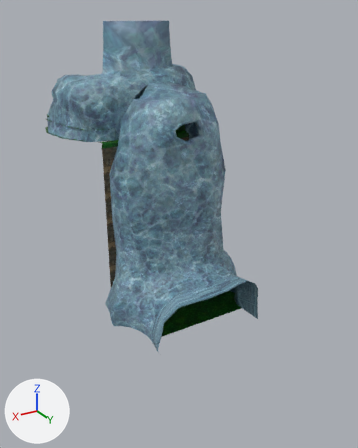
The Blender file Blender Models/Floaty Beach (But like not shit)/star 3 slimy spring stuff/slime.blend: old version first, new version second.
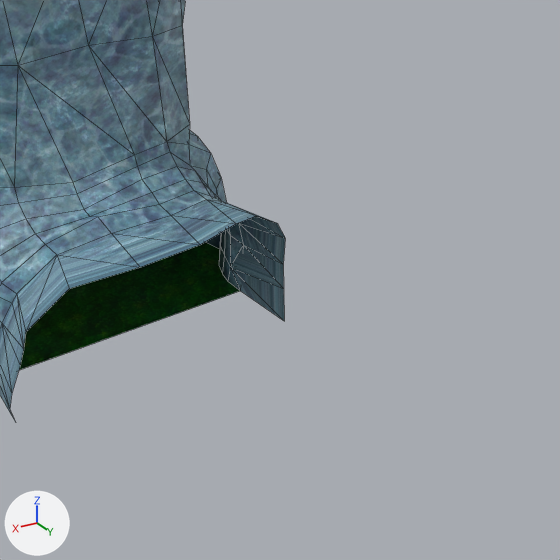
Each version is shown whole from a camera (50 mm lens) standing at (34.1, 63.4, 16.3) and looking at (1.0, 8.2, -11.3), then close up on the part from 43% to 100% of the width and 45% to 91% of the height. The axes (+X, +Y, +Z) are drawn at lower left. The lights are the same throughout. The close-ups show mesh edges as thin lines.
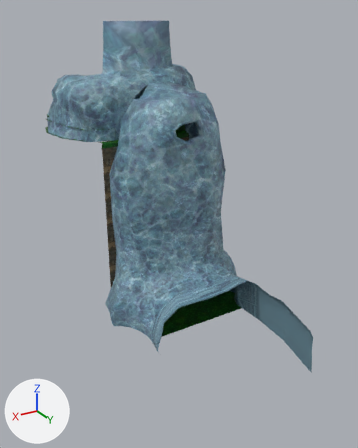
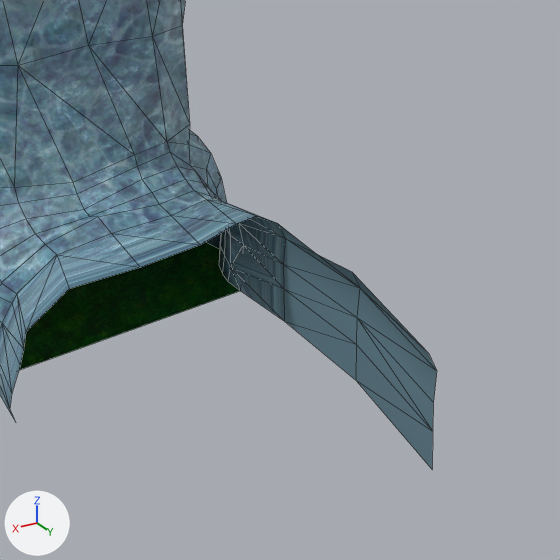
Boxes [x1, y1, x2, y2] around the edits, measured in the close-ups (560 x 560 px):
'Plane', reshaped
    before: [0, 0, 285, 421]
    after: [0, 0, 437, 469]
part 1 of me_plane, added (blue)
    after: [278, 224, 437, 469]

What changed in the scene script:
```text
Change me_plane:
    used by ob_plane; location = (0.0, 0.0, 0.0)
    remove me_plane.from_pydata(...)  # 435 vertices, 583 faces; spans x -11.7..13.5, y -16.5..18.2, z -24.4..15.0
    add me_plane.from_pydata(...)  # 467 vertices, 598 faces, 22 loose edges; spans x -11.7..13.5, y -16.5..28.5, z -27.1..15.0
    me_plane part 1
    32 vertices are added at x -7.9..10.6, y 21.8..28.5, z -27.1..-18.2
    22 loose edges are added
    5 new faces join them
    10 new faces join them, smooth
```
